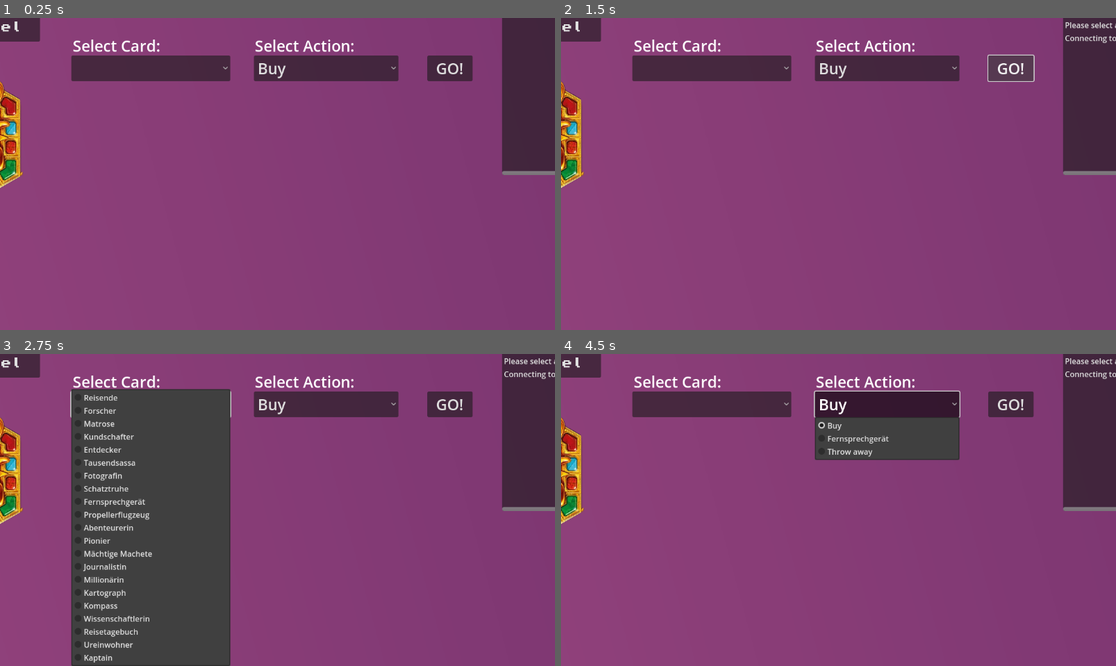
Above: before the commit, frames 1-4 (two rows, left to right).
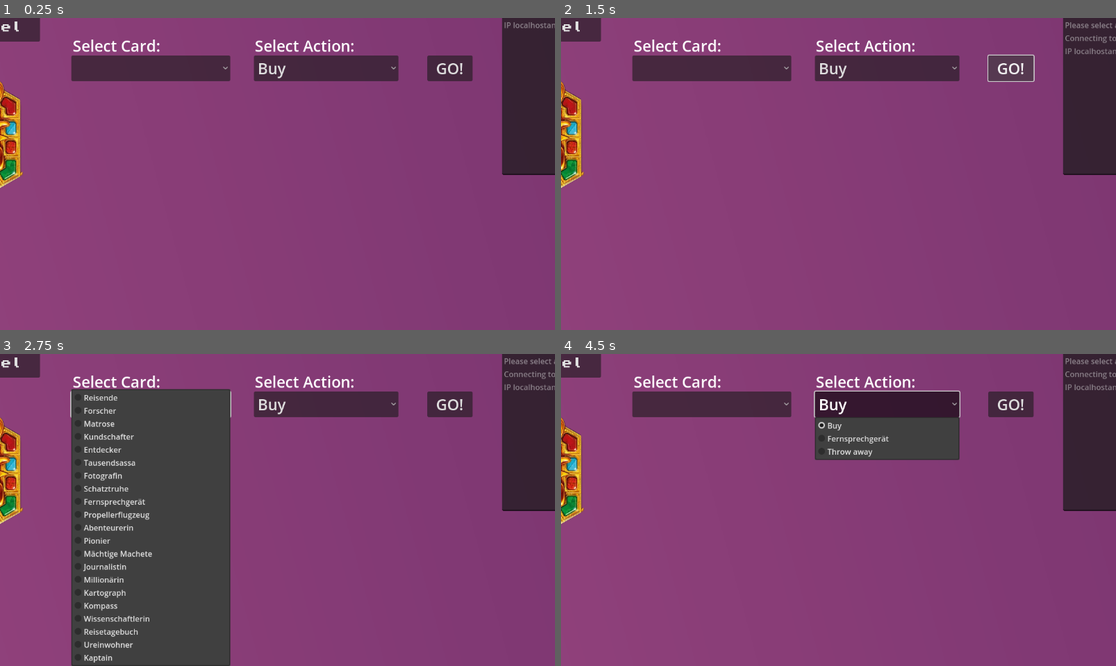
Above: after the commit, the same moments.

Repository: AdminL3/El-Dorado-Assistent
Game: Godot game, scene res://scenes/game.tscn
Same seed, same stepped clock (60 frames per second), same inputs: the game is played once before the commit and once after it.
Inputs (mouse positions are in pixels of both pictures, inside the frame that each line leads up to):
- Up to frame 1 (0.25 s): no input
- Up to frame 2 (1.5 s): click "GO!" at 0.5 s; click "GO!" at 1.25 s
- Up to frame 3 (2.75 s): click (149, 403) at 2 s
- Up to frame 4 (4.5 s): click "Buy" at 2.75 s; click (710, 403) at 3.5 s; click "Buy" at 4.25 s

The runs differ from the first frame. In frame 1, 0.2% of the frame differs, in the area x 90-100%, y 1-51%; in frame 2, 0.4%; in frame 3, 0.4%; in frame 4, 0.4%.

Commit message:
Made some Multiplayer info calls

Diff:
--- a/scenes/game.tscn
+++ b/scenes/game.tscn
@@ -316,6 +316,7 @@
 offset_top = 20.0
 offset_right = 1397.0
 offset_bottom = 376.0
+editable = false
 scroll_smooth = true
 
 [connection signal="pressed" from="Admin/Back Admin" to="." method="back_admin"]
--- a/scripts/manager.gd
+++ b/scripts/manager.gd
@@ -1,4 +1,5 @@
 extends Node
+var ip = "localhost"
 
 
 var startcards = []
@@ -58,20 +59,24 @@
 
 
 var isstore = false
+var connected = false
+
+
 @onready var history = $History
 
 func add_history(text):
 	history.text = str(text) + "\n" + history.text
 
+signal player_connected(peer_id, player_info)
+signal player_disconnected(peer_id)
+signal server_disconnected
 
 func _ready():
 	if OS.has_feature("dedicated_server"):
 		add_history("Starting dedicated server...")
 		become_host()
-		setstore()
 	else:
 		become_client()
-
 
 
 #functions
@@ -163,69 +168,72 @@
 #shopcard is the buywant card in the shop
 #free means fernsprechgerät
 func buycard(shopcard, free):
-	#is it a shopcard?
-	if shopcard > 2:
-		#its a card that can be bought
-
-		#money
-		var cardvalue = checkvalue()
-		add_history("Your card value is " + str(cardvalue) + ".")
-		if free:
-			cardvalue = 10
-
-		#enough money?
-		if cardvalue >= prices[shopcard]:
-
-			#is card up front or is open
-			if vorne.has(shopcard) or vorne.size() < 6 or free:
-
-				#how many cards
-				var amount = store[shopcard]
-
-				#enough cards?
-				if amount != 0:
-
-					# -1 for shop
-					store[shopcard] = store[shopcard]-1
-					#add to old
-					old.append(shopcard)
-					add_history("You bought " + cards[shopcard])
-					#check if empty now
-					if amount - 1 <= 0:
-						#remove from vorne
-						vorne.erase(shopcard)
-						hinten.erase(shopcard)
-
-					#if shop is open
-					elif vorne.size() < 6:
-
-						#check if already front
-						if !vorne.has(shopcard):
-							#if not fernsprechgerät
-							if !free:
-								#move to front
-								vorne.append(shopcard)
-								hinten.erase(shopcard)
-								add_history("You bought " + cards[shopcard] + "and moved it to the front.")
+	#check if connected
+	if connected:
+		#is it a shopcard?
+		if shopcard > 2:
+			#its a card that can be bought
+
+			#money
+			var cardvalue = checkvalue()
+			add_history("Your card value is " + str(cardvalue) + ".")
+			if free:
+				cardvalue = 10
+
+			#enough money?
+			if cardvalue >= prices[shopcard]:
+
+				#is card up front or is open
+				if vorne.has(shopcard) or vorne.size() < 6 or free:
+
+					#how many cards
+					var amount = store[shopcard]
+
+					#enough cards?
+					if amount != 0:
+
+						# -1 for shop
+						store[shopcard] = store[shopcard]-1
+						#add to old
+						old.append(shopcard)
+						add_history("You bought " + cards[shopcard])
+						#check if empty now
+						if amount - 1 <= 0:
+							#remove from vorne
+							vorne.erase(shopcard)
+							hinten.erase(shopcard)
+
+						#if shop is open
+						elif vorne.size() < 6:
+
+							#check if already front
+							if !vorne.has(shopcard):
+								#if not fernsprechgerät
+								if !free:
+									#move to front
+									vorne.append(shopcard)
+									hinten.erase(shopcard)
+									add_history("You bought " + cards[shopcard] + "and moved it to the front.")
+								else:
+									add_history("You bought " + cards[shopcard] + "with the Fernsprechgerät.")
 							else:
 								add_history("You bought " + cards[shopcard] + "with the Fernsprechgerät.")
-						else:
-							add_history("You bought " + cards[shopcard] + "with the Fernsprechgerät.")
-
-					#update everything
-					_update_text()
-
-					#send store around
-					modify_store()
+
+						#update everything
+						_update_text()
+
+						#send store around
+						modify_store("Player bought " + cards[shopcard] + ".")
+					else:
+						add_history("This card is not in store anymore.")
 				else:
-					add_history("This card is not in store anymore.")
+					add_history("This card is not accessible.")
 			else:
-				add_history("This card is not accessible.")
+				add_history("You're too poor.")
 		else:
-			add_history("You're too poor.")
+			add_history("You can't buy that card.")
 	else:
-		add_history("You can't buy that card.")
-
+		add_history("You are not connected! Please contact Administrator.")
 
 
 
@@ -243,40 +251,55 @@
 	multiplayer.multiplayer_peer = peer
 	multiplayer.peer_connected.connect(_on_peer_connected)
 	multiplayer.peer_disconnected.connect(_on_peer_disconnected)
+	setstore()
+
 
 func _on_peer_connected(id):
-	#this happpens on server
-	add_history("Client connected with ID: %d" % id)
-	rpc_id(id, "broadcast_store", store, vorne, hinten)  # Send the store array to the newly connected client
-	_update_text()
-
+	print("Client connected with ID: %d" % id)
+	rpc_id(id, "broadcast_store", store, vorne, hinten, "Received Store from Server")  # Send the store array to the newly connected client
+	_update_text()
 func _on_peer_disconnected(id):
-	add_history("Client disconnected with ID: %d" % id)
-
-
-
-var ip = "52.138.195.100"
+	print("Client disconnected with ID: %d" % id)
+
+
+
 
 func become_client():
 	#client side
-	add_history("Connecting to server with IP " + str(ip)+ "and port 8080.")
+	add_history("IP " + str(ip)+ "and port 8080.")
+	add_history("Connecting to server with ")
 	peer.create_client(ip, 8080)
 	multiplayer.multiplayer_peer = peer
+	multiplayer.peer_connected.connect(_on_player_connected)
+	multiplayer.peer_disconnected.connect(_on_player_disconnected)
+	multiplayer.connected_to_server.connect(_on_connected_ok)
 	register_player()
 
 
-func modify_store():
-	rpc("broadcast_store", store, vorne, hinten)
+func _on_player_connected(id):
+	if id != 1:
+		if connected:
+			add_history("New Player connected with ID " + str(id))
+func _on_player_disconnected(id):
+	add_history("Player Disconnected")
+func _on_connected_ok():
+	add_history("Connected")
+	connected = true
+
+func modify_store(action):
+	rpc("broadcast_store", store, vorne, hinten, action)
 	_update_text()
 
 @rpc("any_peer")
-func broadcast_store(updated_store, newvorne, newhinten):
+func broadcast_store(updated_store, newvorne, newhinten, action):
 	store = updated_store
 	hinten = newhinten
 	vorne = newvorne
 	_update_text()
+	print("test")
+	add_history("test")
+	add_history(action)
 	if isstore:
-		add_history("Updated the store.")
 		update_store()
 
 
@@ -565,12 +588,14 @@
 
 func movetopcardleft(number):
 	if number==0:
-		new.append(hand[0])
-		hand.remove_at(0)
+		var size = hand.size()
+		new.append(hand[size])
+		hand.remove_at(size)
 		_update_text()
 		update_display()
 	elif number==1:
-		hand.append(old[0])
-		old.remove_at(0)
+		var size = old.size()
+		hand.append(old[size])
+		old.remove_at(size)
 		_update_text()
 		update_display()
